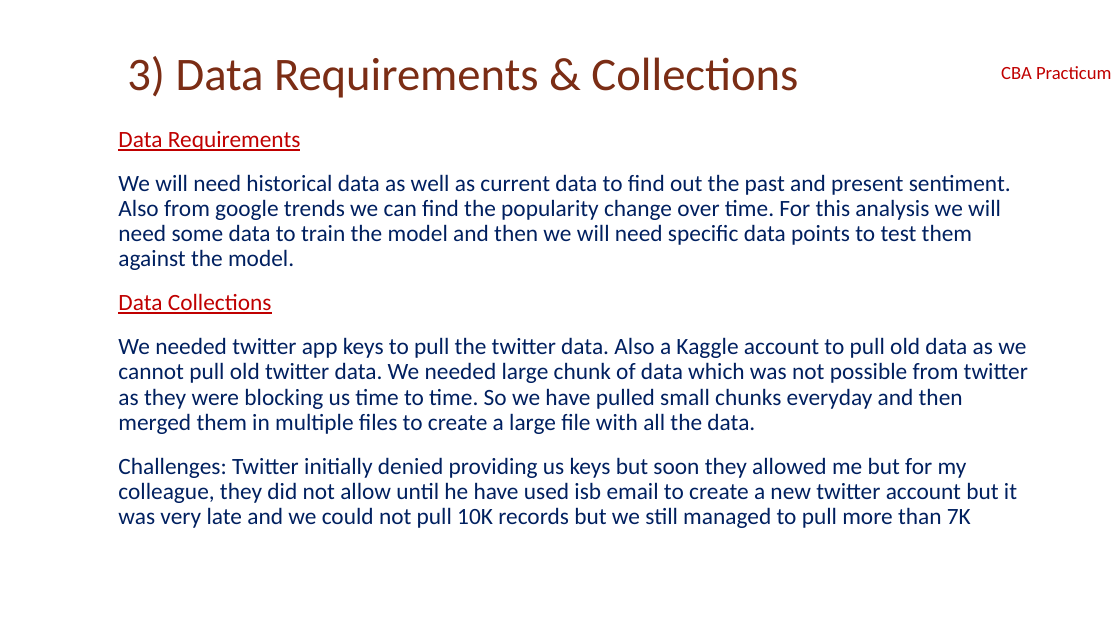
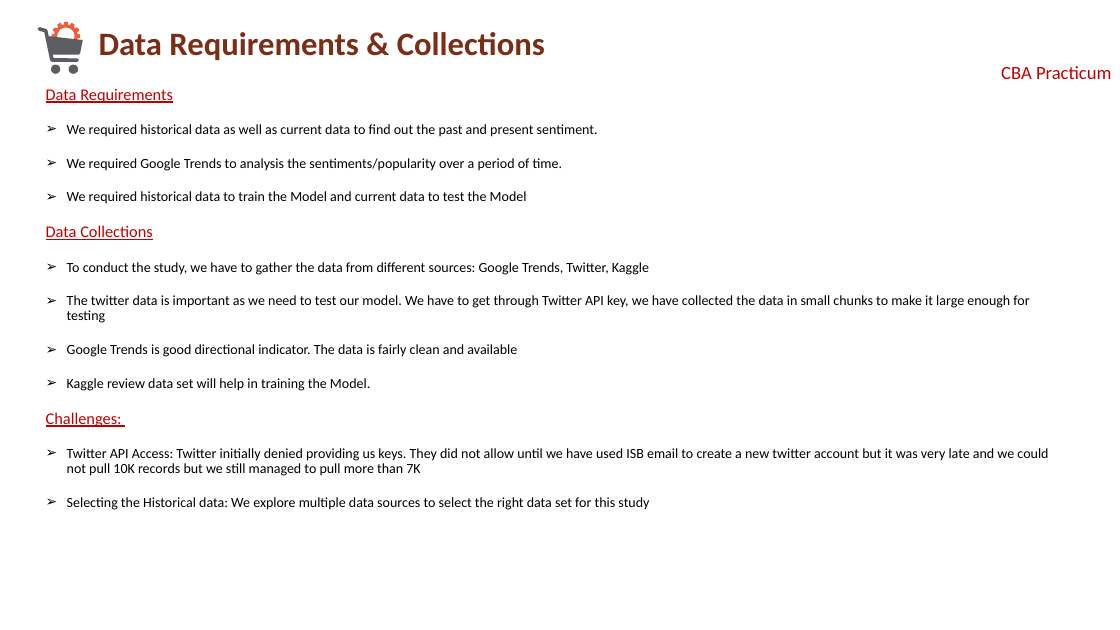
Before and after one commit to siwanian/PracticumData, a slide deck: slide 5 of Practicum Presentation.pptx. Drawn at 1120x630 pixels with LibreOffice and Linux fonts; fonts in the diff are those of the drawing; background and template pictures are left out. Boxes give left, top, right and bottom in pixels: in the first picture for what was removed or moved away, otherwise in the second. Text is boxed around its words. In the diff, an @@ line names an element or a change of style, - is before the commit and + after.

```diff
--- a/Practicum Presentation.pptx
+++ b/Practicum Presentation.pptx
@@ group added at (37,22,83,74): 15 freeform shapes, 2 ellipses @@
@@ title at (99,32,545,60): text changed; size 40 to 28 pt; bold on @@
-3) Data Requirements & Collections
+Data Requirements & Collections
@@ text "Data Requirements": place and size @@
-text "Data Requirements" at (118,131,1028,528)
+text "Data Requirements" at (46,89,1048,510)
@@ text at (46,89,173,240): size 20 to 14 pt in "Data Requirements", "Data Collections" @@
@@ text at (67,124,598,204): text changed; size 20 to 12 pt; text colour #002060 to #000000 @@
-We will need historical data as well as current data to find out the past and present sentiment. Also from google trends we can find the popularity change over time. For this analysis we will need some data to train the model and then we will need specific data points to test them against the model.
+➢ We required historical data as well as current data to find out the past and present sentiment.
+➢ We required Google Trends to analysis the sentiments/popularity over a period of time.
+➢ We required historical data to train the Model and current data to test the Model
@@ text at (46,262,1048,510): text changed; size 20 to 12 pt; text colour #002060 to #000000 @@
-We needed twitter app keys to pull the twitter data. Also a Kaggle account to pull old data as we cannot pull old twitter data. We needed large chunk of data which was not possible from twitter as they were blocking us time to time. So we have pulled small chunks everyday and then merged them in multiple files to create a large file with all the data.
-Challenges: Twitter initially denied providing us keys but soon they allowed me but for my colleague, they did not allow until he have used isb email to create a new twitter account but it was very late and we could not pull 10K records but we still managed to pull more than 7K
+➢ To conduct the study, we have to gather the data from different sources: Google Trends, Twitter, Kaggle
+➢ The twitter data is important as we need to test our model. We have to get through Twitter API key, we have collected the data in small chunks to make it large enough for testing
+➢ Google Trends is good directional indicator. The data is fairly clean and available
+➢ Kaggle review data set will help in training the Model.
+Challenges:
+➢ Twitter API Access: Twitter initially denied providing us keys. They did not allow until we have used ISB email to create a new twitter account but it was very late and we could not pull 10K records but we still managed to pull more than 7K
+➢ Selecting the Historical data: We explore multiple data sources to select the right data set for this study
```
Also in this commit, not shown: 4 other slides changed, 5 slides added, 4 slides removed.
